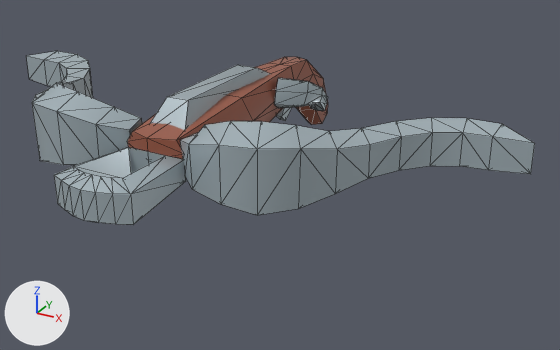
Before and after pictures for a commit that changed the glTF model assets/gear/dungeon/crossbow_uncommon.glb.
Camera for both pictures: a 50 mm camera at (0.705, -1.369, 0.461) aimed at (0.093, -0.255, -0.096). The lights are fixed; the arrows at lower left show +X, +Y and +Z. The picture after the commit comes second. Mesh edges are drawn as thin lines. Vertices at exactly the same position are counted once.

Names of what the first picture shows: 'crossbow_uncommon'.
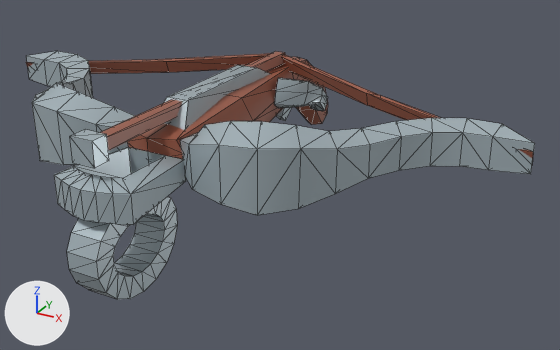
Scene script edits in JSON lines:
```json
{"block": "me_cube_4449", "where": "# used by ob_crossbow_uncommon; location = (0.0, 0.0, 0.0)"}
{"op": "remove", "block": "me_cube_4449", "code": "me_cube_4449.from_pydata(...)  # 239 vertices, 444 faces; spans x -0.518..0.518, y -0.653..0.105, z -0.114..0.095"}
{"op": "add", "block": "me_cube_4449", "code": "me_cube_4449.from_pydata(...)  # 351 vertices, 654 faces; spans x -0.518..0.518, y -0.665..0.105, z -0.184..0.095"}
{"block": "me_cube_4449", "change": "me_cube_4449 part 1: a new loose piece, a box spanning x -0.02..0.02, y -0.641..-0.611, z 0.048..0.087, in mat_metal (grey #aab8be)"}
{"block": "me_cube_4449", "change": "me_cube_4449 part 2: a new loose piece, a box spanning x -0.01..0.01, y -0.611..-0.084, z 0.057..0.078, in mat_browndark (brown #9b5a45)"}
{"block": "me_cube_4449", "change": "me_cube_4449 part 3: a new loose piece of 76 vertices spanning x -0.027..0.027, y -0.665..-0.477, z -0.184..-0.023, in mat_metal (grey #aab8be)"}
{"block": "me_cube_4449", "change": "me_cube_4449 part 4: a new loose piece of 20 vertices spanning x -0.518..0.518, y -0.243..-0.08, z 0.002..0.074, in mat_browndark (brown #9b5a45)"}
```

What differs and where, as boxes (x1, y1, x2, y2) in the pictures (560 x 350 px):
```json
{"object": "crossbow_uncommon", "change": "reshaped", "before": [26, 51, 535, 225], "after": [26, 51, 535, 299], "on screen": "42% taller"}
{"part": 1, "of": "me_cube_4449", "change": "added", "after": [70, 130, 109, 168]}
{"part": 2, "of": "me_cube_4449", "change": "added", "after": [100, 52, 285, 151]}
{"part": 3, "of": "me_cube_4449", "change": "added", "after": [67, 196, 177, 299]}
{"part": 4, "of": "me_cube_4449", "change": "added", "after": [26, 53, 533, 162]}
```
